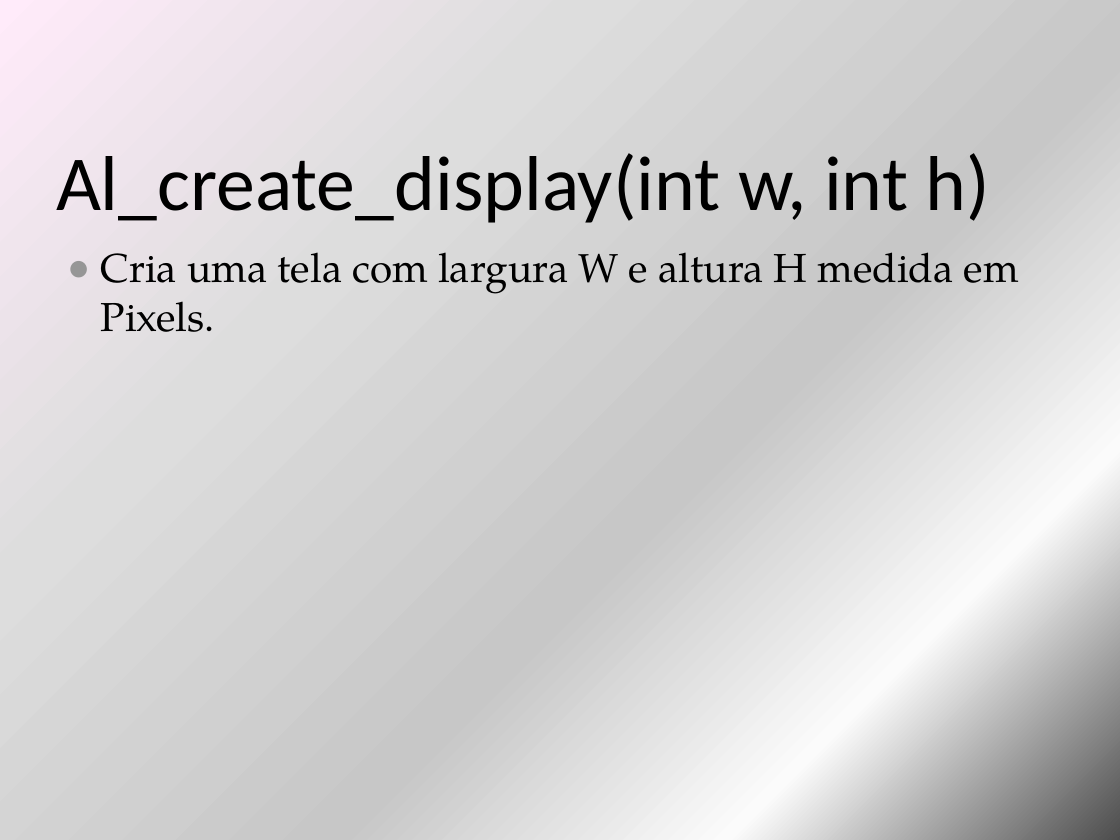
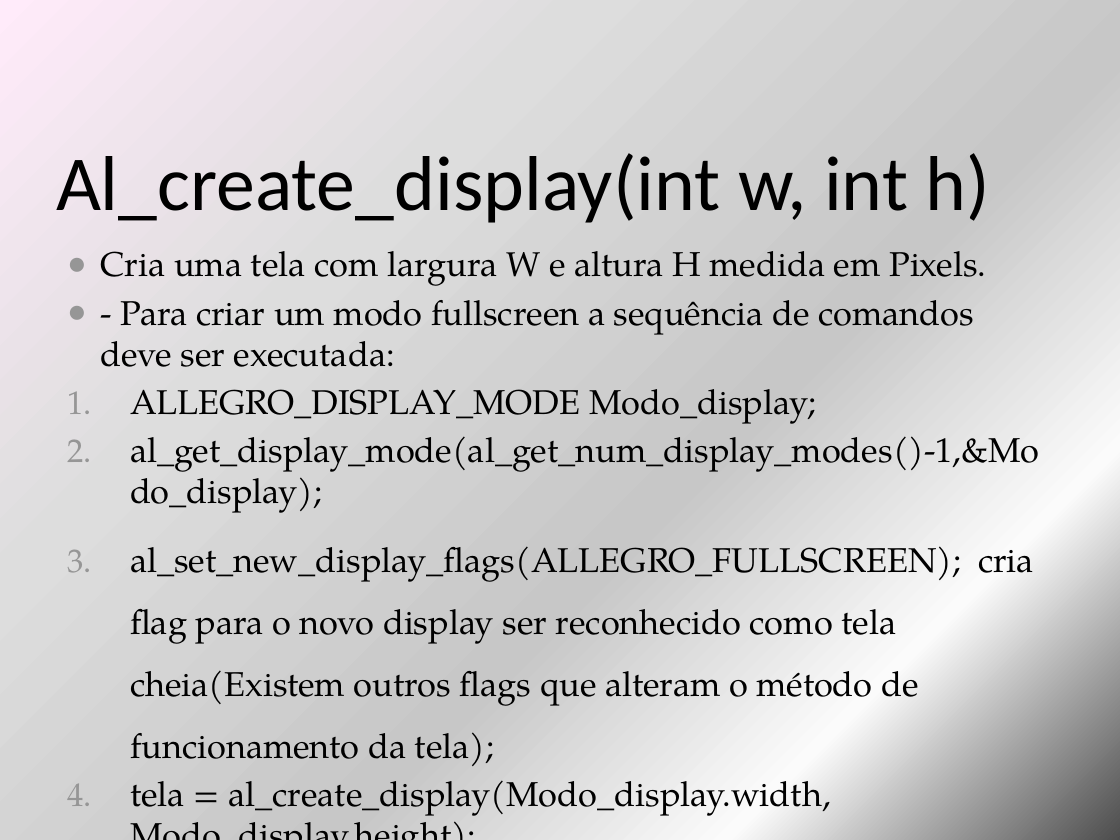
Before and after one commit to Tornom/Algoritmo-Evolotivo, a slide deck: slide 13 of Funções Fundamentais Allegro 5.pptm (slide 12 before the commit). Drawn at 1120x840 pixels with LibreOffice and Linux fonts; fonts in the diff are those of the drawing. Boxes give left, top, right and bottom in pixels: in the first picture for what was removed or moved away, otherwise in the second. Text is boxed around its words. In the diff, an @@ line names an element or a change of style, - is before the commit and + after.

```diff
--- a/Funções Fundamentais Allegro 5.pptm
+++ b/Funções Fundamentais Allegro 5.pptm
@@ text at (101, 251, 986, 286): size 26 to 22.1 pt in "Cria uma tela com largura W e ..." @@
@@ text at (101, 300, 1039, 820): paragraphs added @@
+● - Para criar um modo fullscreen a sequência de comandos deve ser executada:
+1. ALLEGRO_DISPLAY_MODE Modo_display;
+2. al_get_display_mode(al_get_num_display_modes()-1,&Modo_display);
+3. al_set_new_display_flags(ALLEGRO_FULLSCREEN); cria flag para o novo display ser reconhecido como tela cheia(Existem outros flags que alteram o método de funcionamento da tela);
+4. tela = al_create_display(Modo_display.width, Modo_display.height);
```
Also in this commit, not shown: 4 other slides changed, 2 slides added.
